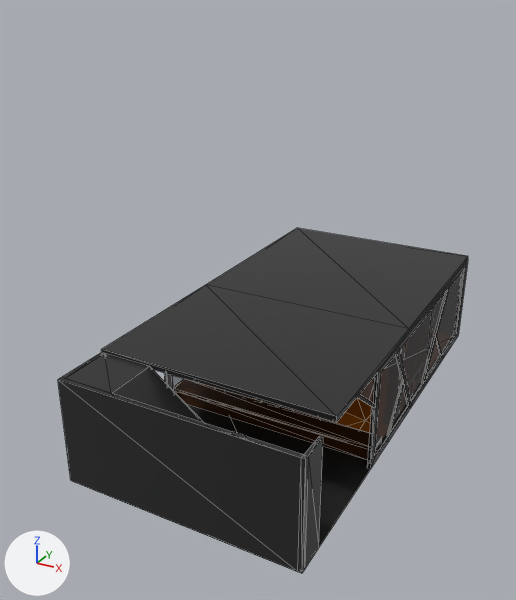
Before and after pictures for a commit that changed the glTF model models/base.glb.
Camera for both pictures: a 50 mm lens placed at (19.8, -42.3, 28.3), pointed at (-1.8, -3.0, 8.7). The lights are fixed; the arrows at lower left show +X, +Y and +Z. Mesh edges are drawn as thin lines. Where no turn or scale is listed for an object, it has been applied to the vertices. Vertices at the same position are counted once.

Script lines for the objects in view, before the commit:
```python
mat_color = principled_material('Color')
mat_color.texture = img_fullcolor
mat_color.roughness = 0.4
me_cube_006 = bpy.data.meshes.new('Cube.006')
me_cube_006.from_pydata(...)  # 16 vertices, 24 faces; spans x -9.0..6.7, y -0.8..0.8, z 0.0..1.1
me_cube_006.materials.append(mat_color)  # picture img_fullcolor
me_plane = bpy.data.meshes.new('Plane')
me_plane.from_pydata(...)  # 202 vertices, 280 faces; spans x -8.0..8.0, y -16.0..16.0, z 0.0..7.5
# faces by material slot: [272, 8]
me_plane.materials.append(mat_color)  # picture img_fullcolor
me_plane.materials.append(mat_colortransp)  # picture img_transcolor
me_plane_001 = bpy.data.meshes.new('Plane.001')
me_plane_001.from_pydata(...)  # 225 vertices, 312 faces; spans x -8.0..7.7, y -8.8..10.8, z 0.0..7.3
me_plane_001.materials.append(mat_color)  # picture img_fullcolor
ob_cube_001 = bpy.data.objects.new('Cube.001', me_cube_006)
ob_cube_001.location = (1.17, -4.33, 0.0)
ob_plane = bpy.data.objects.new('Plane', me_plane)
ob_plane.location = (0.0, 0.0, 0.0)
ob_plane_001 = bpy.data.objects.new('Plane.001', me_plane_001)
ob_plane_001.location = (0.16, 5.03, 0.02)
```
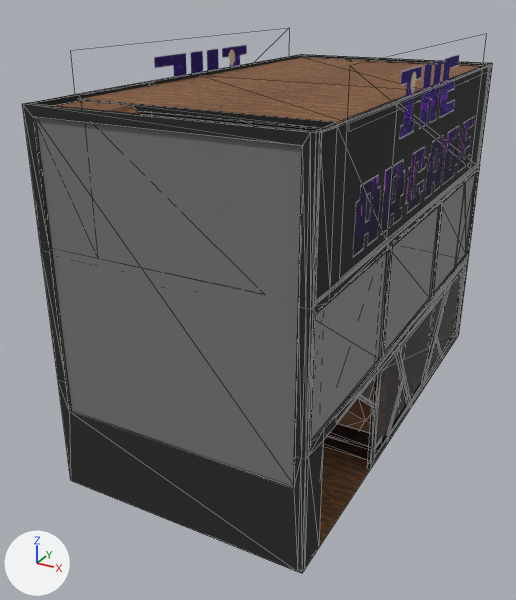
Edits to the bpy script that builds the scene:
```text
Change mat_color:
    mat_color.roughness: 0.4 -> 1.0
Add mat_sable:
    mat_sable = principled_material('sable')
    mat_sable.texture = img_sable
    mat_sable.roughness = 1.0
Add mat_bois2:
    mat_bois2 = principled_material('bois2')
    mat_bois2.texture = img_parquet
    mat_bois2.roughness = 1.0
Add mat_logo:
    mat_logo = bpy.data.materials.new('logo')
    # uses the picture img_logo_thearcade
    # uses the picture img_logo_thearcade_emission
Change me_plane:
    remove me_plane.from_pydata(...)  # 202 vertices, 280 faces; spans x -8.0..8.0, y -16.0..16.0, z 0.0..7.5
    add me_plane.from_pydata(...)  # 498 vertices, 816 faces; spans x -8.0..8.0, y -16.0..16.0, z 0.0..23.0
    me_plane part 1: a new loose piece of 36 vertices spanning x -7.9..7.9, y -12.2..15.8, z 22.4..22.8
    me_plane part 2: a new loose piece of 24 vertices spanning x -7.7..5.6, y -15.8..-12.2, z 15.4..22.7
    me_plane part 3: 10 vertices moved from x -8.0..8.0, y -12.9..16.0, z 0.3..7.5 to x -8.0..8.0, y -12.2..15.9, z 0.3..7.5; 8 vertices removed from x -8.0..8.0, y -13.9..0.0, z 7.3..7.5; 220 vertices added at x -8.0..8.0, y -16.0..16.0, z 5.3..23.0
    me_plane part 4: 5 faces spanning x -8.0..8.0, y -15.7..15.9, z 0.0..7.5 switch from mat_color (picture img_fullcolor) to mat_bois2 (picture img_parquet)
Change me_cube_006:
    where me_cube_006.from_pydata(...)  # 16 vertices, 24 faces; spans x -9.0..6.7, y -0.8..0.8, z 0.0..1.1
    remove me_cube_006.materials.append(mat_color)  # picture img_fullcolor
    me_cube_006 part 5: texture (UV) coordinates of 18 of 24 faces, centred in x -9.0..6.7, y -0.8..0.8, z 0.3..1.1, changed; they spanned u 0.02..0.02, v 0.9..0.91 and now span u -4.52..3.99, v -3.73..4.67
    add me_cube_006.materials.append(mat_bois1)  # picture img_darkbois_plaque
Change me_plane_001:
    where me_plane_001.from_pydata(...)  # 225 vertices, 312 faces; spans x -8.0..7.7, y -8.8..10.8, z 0.0..7.3
    me_plane_001 part 6
    6 vertices are removed from x -0.2..3.7, y -6.3..-0.6, z 0.0..0.7
    22 faces are deleted
    1 vertex moves from x -0.2, y -3.0, z 0.4 to x -0.2, y -3.0, z 0.2
    6 vertices are added at (-0.2, -0.6, 0.3), (1.8, -0.6, 0.2), (3.7, -3.0, 0.3), (1.8, -3.0, 0.5), (1.8, -6.3, 0.6), (3.7, -6.3, 1.0)
    22 new faces join them, mat_sable (picture img_sable)
    me_plane_001 part 7: 106 faces spanning x -8.0..7.7, y -8.8..10.8, z 0.0..0.6 switch from mat_color (picture img_fullcolor) to mat_sable (picture img_sable)
Add ob_plane_003:
    ob_plane_003 = bpy.data.objects.new('Plane.003', me_plane_004)  # 4 vertices, 2 faces; spans x 0.0, y -12.9..12.9, z -7.9..1.8
    ob_plane_003.location = (-7.95, 0.65, 23.39)
Add ob_plane_002:
    ob_plane_002 = bpy.data.objects.new('Plane.002', me_plane_002)  # 4 vertices, 2 faces; spans x 0.0, y -12.9..12.9, z -7.9..1.8
    ob_plane_002.location = (7.94, 0.26, 23.39)
```

Pixel boxes (x1, y1, x2, y2) of what changed, in the pictures (516 x 600 px; the box of a moved part takes in the faces that stretch with it):
'Plane', surface changed, reshaped (15% wider, 50% taller)
    before: (58, 228, 468, 573)
    after: (22, 54, 492, 573)
'Plane.002', added
    after: (353, 54, 475, 257)
'Plane.003', added
    after: (154, 44, 247, 77)
'Plane.001', surface changed, reshaped
    before: (197, 382, 372, 433)
    after: (338, 398, 372, 433)
part 1 of me_plane, added (brown)
    after: (80, 57, 481, 129)
part 2 of me_plane, added (brown)
    after: (55, 101, 140, 114)
part 3 of me_plane, built on
    before: (61, 228, 468, 548)
    after: (22, 54, 492, 572)
part 4 of me_plane, recoloured
    before: (65, 228, 468, 423)
part 5 of me_cube_006, surface changed
    before: (173, 379, 370, 459)
    after: (323, 423, 370, 459)
part 6 of me_plane_001, moved or reshaped
    before: (293, 398, 372, 426)
    after: (338, 398, 372, 426)
part 7 of me_plane_001, recoloured
    both: (348, 415, 371, 433)
